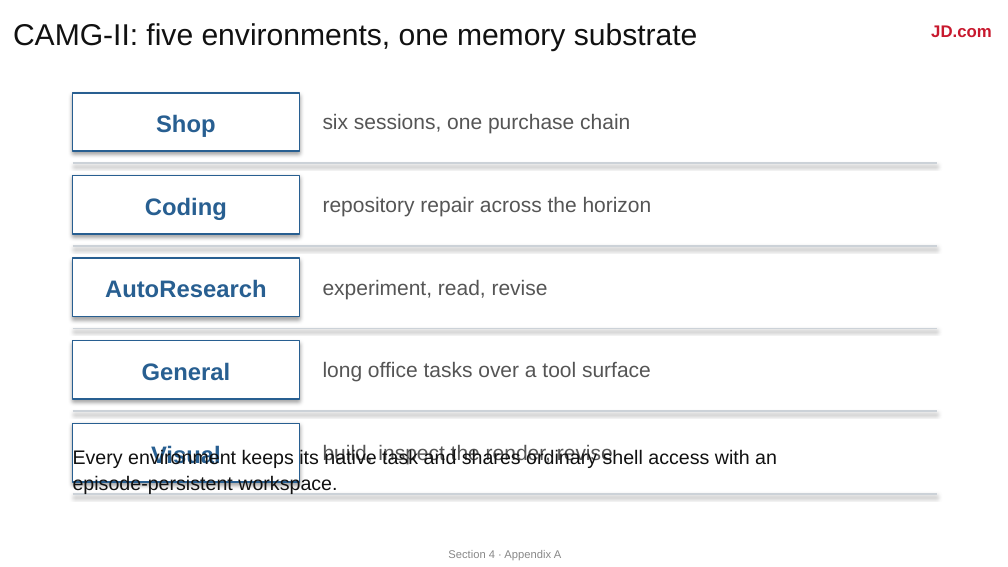
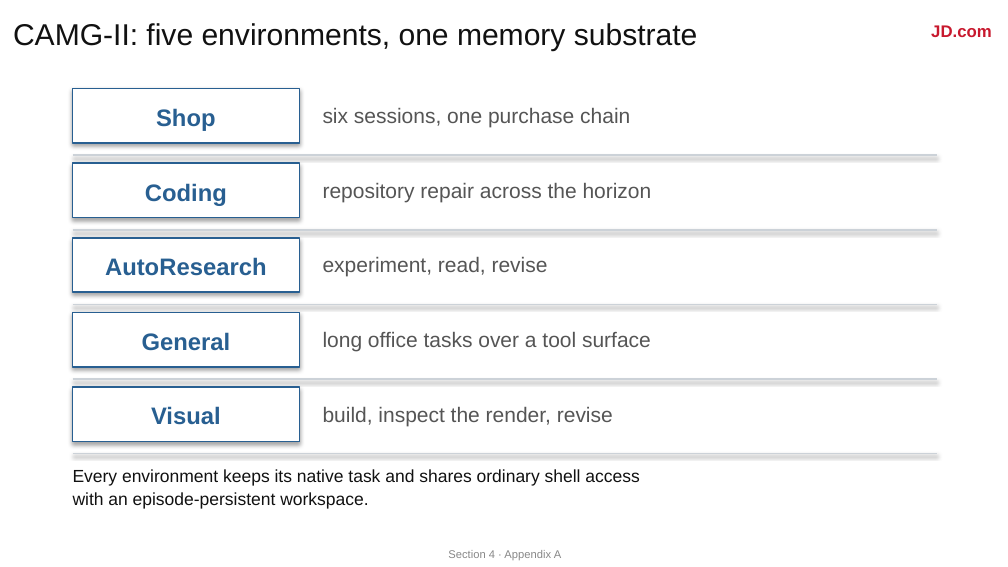
Before and after one commit to liruiluo/agentmemorygym-v2, a slide deck: slide 5 of assets/slides/campii-slides.pptx. Drawn at 1008x567 pixels with LibreOffice and Linux fonts; fonts in the diff are those of the drawing. Boxes give left, top, right and bottom in pixels: in the first picture for what was removed or moved away, otherwise in the second. Text is boxed around its words. In the diff, an @@ line names an element or a change of style, - is before the commit and + after.

Commit message:
Slide polish: the two-sided slide, the environment list and the cost formula
The two captions on slide 3 sat on top of the arrows, the fifth environment row on slide 5 was covered by the
closing line, and the cost formula used subscript glyphs the renderer did not have.

```diff
--- a/assets/slides/campii-slides.pptx
+++ b/assets/slides/campii-slides.pptx
@@ rectangle: place and size @@
-rectangle at [73, 93, 299, 151]
+rectangle at [73, 89, 299, 143]
@@ text "Shop": place and size @@
-text "Shop" at [156, 114, 216, 137]
+text "Shop" at [156, 108, 216, 131]
@@ text "six sessions, one purchase chain": place and size @@
-text "six sessions, one purchase chain" at [323, 114, 630, 134]
+text "six sessions, one purchase chain" at [323, 108, 630, 128]
@@ line moved from (73, 163) - (937, 163) to (73, 155) - (937, 155) @@
@@ rectangle: place and size @@
-rectangle at [73, 175, 299, 234]
+rectangle at [73, 163, 299, 218]
@@ text "Coding": place and size @@
-text "Coding" at [145, 197, 227, 220]
+text "Coding" at [145, 183, 227, 206]
@@ text "repository repair across the horizon": place and size @@
-text "repository repair across the horizon" at [323, 197, 652, 216]
+text "repository repair across the horizon" at [323, 183, 652, 202]
@@ line moved from (73, 246) - (937, 246) to (73, 230) - (937, 230) @@
@@ rectangle: place and size @@
-rectangle at [73, 258, 299, 317]
+rectangle at [73, 238, 299, 292]
@@ text "AutoResearch": place and size @@
-text "AutoResearch" at [105, 279, 267, 298]
+text "AutoResearch" at [105, 257, 267, 276]
@@ text "experiment, read, revise": place and size @@
-text "experiment, read, revise" at [323, 280, 548, 299]
+text "experiment, read, revise" at [323, 257, 548, 277]
@@ line moved from (73, 329) - (937, 329) to (73, 304) - (937, 304) @@
@@ text "General": place and size @@
-text "General" at [142, 362, 231, 381]
+text "General" at [142, 332, 231, 351]
@@ 1 text, 1 rectangle, 1 line: place and size @@
-1 text, 1 rectangle, 1 line at [73, 341, 937, 411]
+1 text, 1 rectangle, 1 line at [73, 312, 937, 379]
@@ rectangle: place and size @@
-rectangle at [73, 423, 299, 482]
+rectangle at [73, 387, 299, 442]
@@ text "Visual": place and size @@
-text "Visual" at [151, 445, 221, 465]
+text "Visual" at [151, 406, 221, 425]
@@ text "build, inspect the render, revise" rewrapped from [486, 445, 613, 464] to [323, 407, 613, 426] @@
@@ text at [73, 469, 639, 509]: text changed; size 14 to 12.5 pt @@
-Every environment keeps its native task and shares ordinary shell access with an
-episode-persistent workspace.
+Every environment keeps its native task and shares ordinary shell access
+with an episode-persistent workspace.
@@ line moved from (73, 494) - (937, 494) to (73, 454) - (937, 454) @@
```
Also in this commit, not shown: 2 other slides changed, 2 other files.
